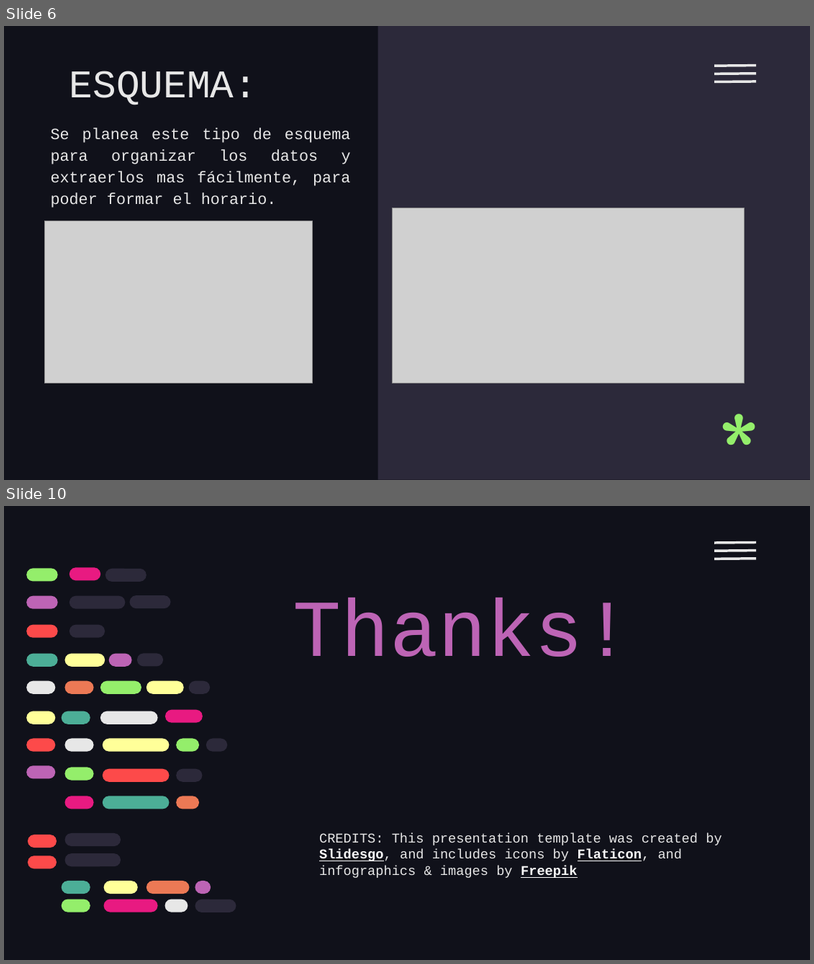
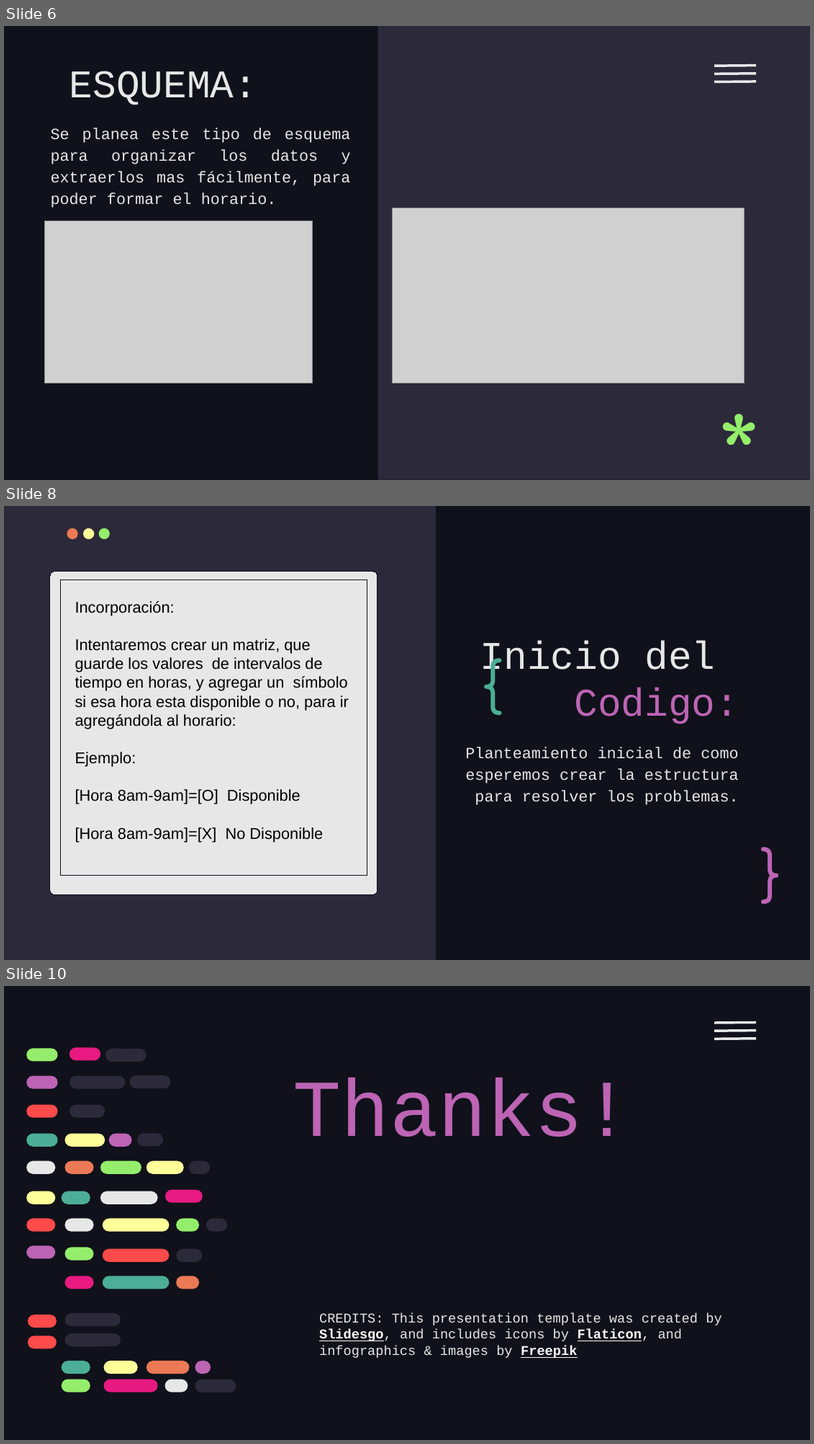
Before and after one commit to Jancarlos96/parcial-1, a slide deck: parcial 1.pptx. Shown one above the other, each under a label of ours: slides 6 and 10 before the commit, slides 6, 8 and 10 after it; the slides between them are not shown. The pictures are 814x964 and 814x1444 pixels, drawn with LibreOffice and Linux fonts; fonts in the diff are those of the drawing; grey boxes stand for pictures. Boxes give left, top, right and bottom in pixels: in the first picture for what was removed or moved away, otherwise in the second. Text is boxed around its words. In the diff, an @@ line names an element or a change of style, - is before the commit and + after.

```diff
--- a/parcial 1.pptx
+++ b/parcial 1.pptx
@@ slide 8 added at (4,506,810,960), background #10111A @@
@@ rectangle added at (4,506,436,959), fill #2C293A @@
@@ ellipse added at (67,528,78,539), fill #EC7955 @@
@@ ellipse added at (83,528,94,539), fill #FFFF99 @@
@@ ellipse added at (98,528,110,539), fill #94EE6B @@
@@ freeform shape added at (50,571,378,895), fill #E7E7E7, outline #10111A 0.75 pt @@
@@ freeform shape added at (60,580,367,875), fill #E7E7E7, outline #10111A 0.75 pt @@
@@ text added at (75,601,349,842), 14 pt, text #000000 @@
+Incorporación:
+Intentaremos crear un matriz, que guarde los valores de intervalos de tiempo en horas, y agregar un símbolo si esa hora esta disponible o no, para ir agregándola al horario:
+Ejemplo:
+[Hora 8am-9am]=[O] Disponible
+[Hora 8am-9am]=[X] No Disponible
@@ text added at (473,638,535,715), 50 pt, text #4CAE97 @@
+{
@@ title added at (481,641,739,724), 35 pt, text #E7E7E7 @@
+Inicio del Codigo:
@@ subtitle added at (466,747,739,805), 14 pt, text #E7E7E7 @@
+Planteamiento inicial de como esperemos crear la estructura para resolver los problemas.
@@ text added at (753,835,799,902), 50 pt, text #BD64B5 @@
+}
```
Also in this commit, not shown: 2 other slides added, 3 slides removed, 1 other file.
